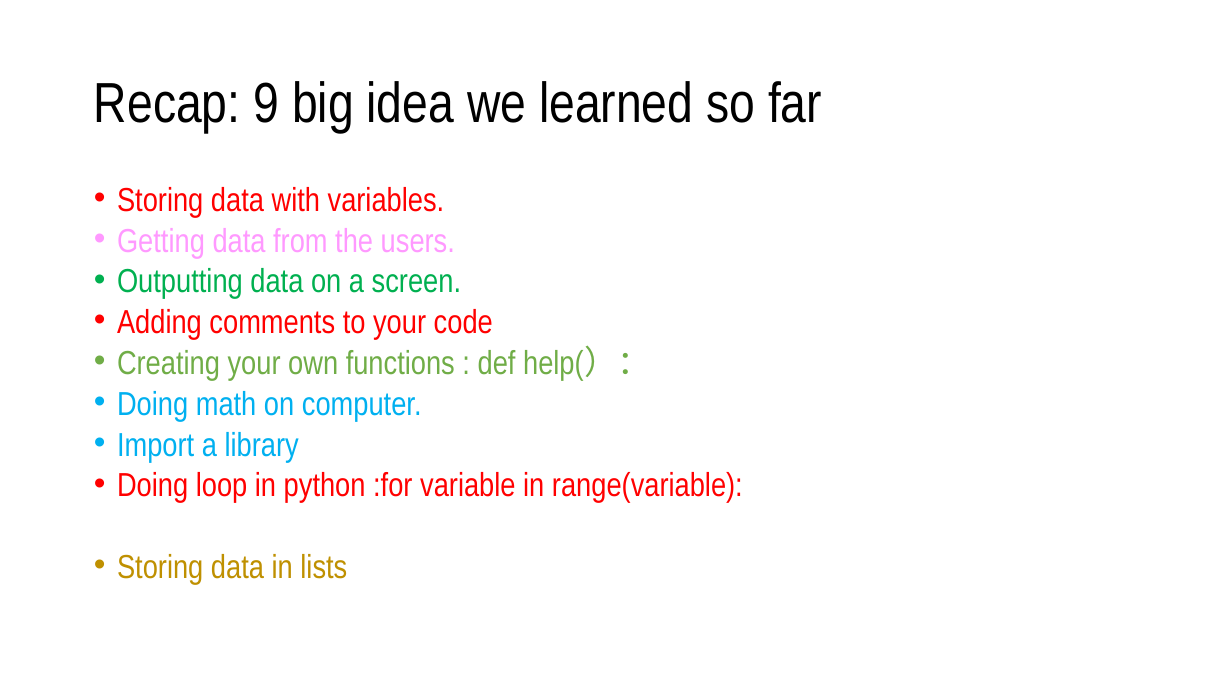
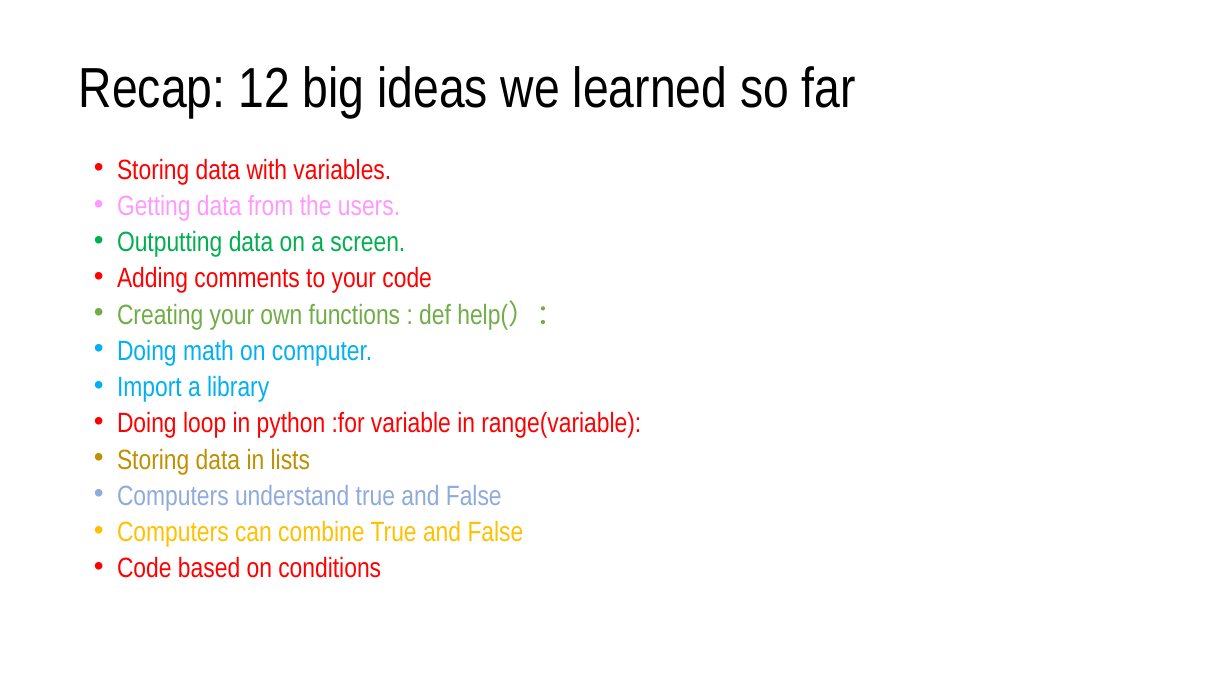
Before and after one commit to chicheng86/Python_Summer_Camp, a slide deck: slide 24 of Python summer camp-section2.pptx. Drawn at 1232x693 pixels with LibreOffice and Linux fonts; fonts in the diff are those of the drawing. Boxes give left, top, right and bottom in pixels: in the first picture for what was removed or moved away, otherwise in the second. Text is boxed around its words. In the diff, an @@ line names an element or a change of style, - is before the commit and + after.

```diff
--- a/Python summer camp-section2.pptx
+++ b/Python summer camp-section2.pptx
@@ title at bbox=[79, 66, 856, 117]: text changed @@
-Recap: 9 big idea we learned so far
+Recap: 12 big ideas we learned so far
@@ text "Storing data with variables.": place and size @@
-text "Storing data with variables." at bbox=[117, 187, 743, 585]
+text "Storing data with variables." at bbox=[117, 158, 641, 578]
@@ text at bbox=[117, 158, 641, 474]: size 25.9 to 21.7 pt in "Storing data with variables.", "Getting data from the users.", "Outputting data on a screen.", "Adding comments to your code" and 5 more places @@
@@ text at bbox=[117, 485, 524, 578]: paragraphs added @@
+• Computers understand true and False
+• Computers can combine True and False
+• Code based on conditions
```
Also in this commit, not shown: 1 other slide changed, 2 slides added, 1 slide removed.
